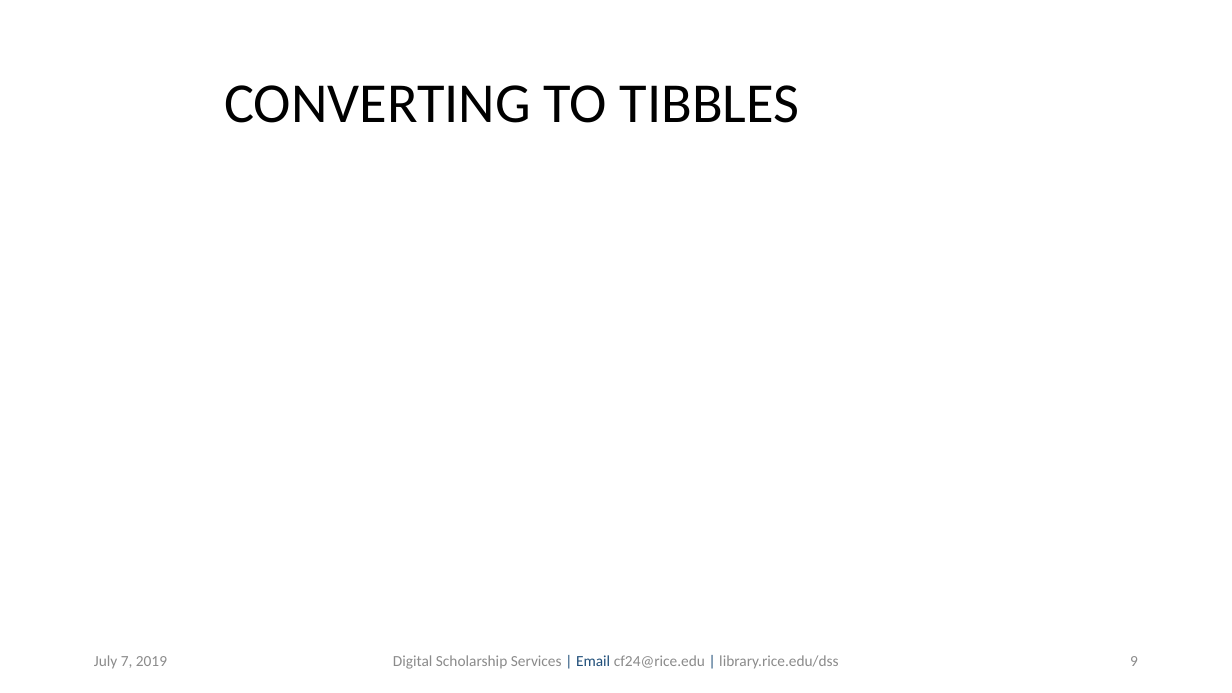
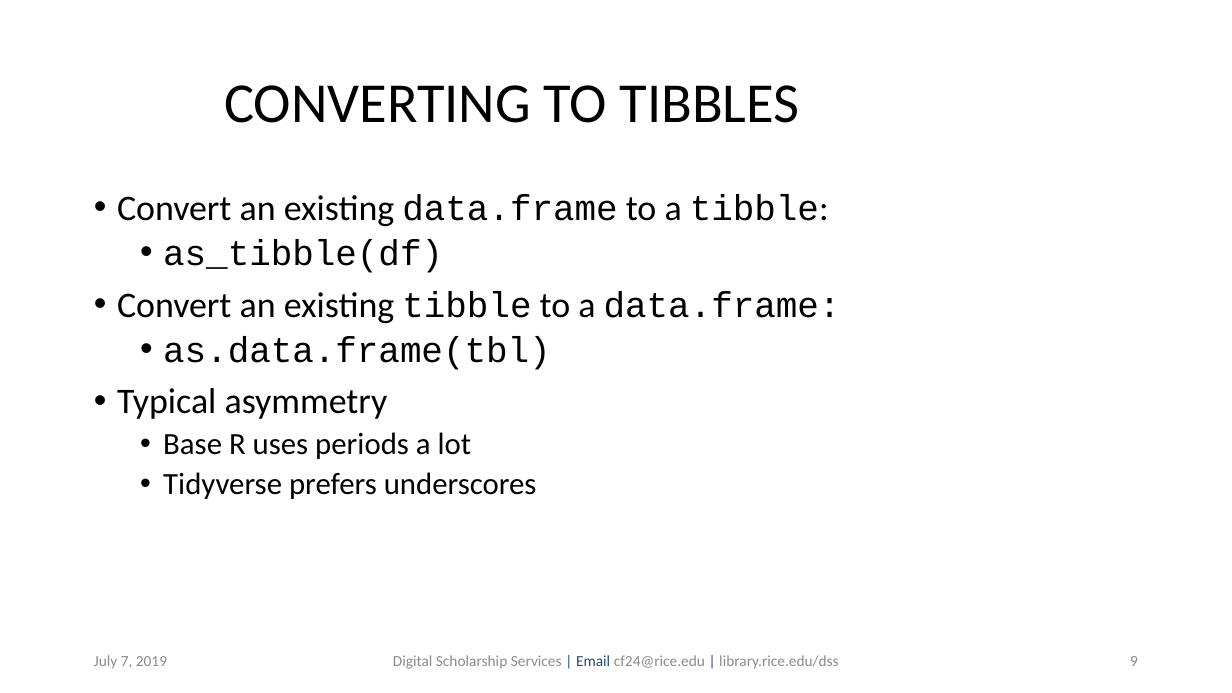
Before and after one commit to bakitybacon/rice-data-and-donuts, a slide deck: slide 9 of Rviz/R Visualization and Data Manipulation.pptx. Drawn at 1232x693 pixels with LibreOffice and Linux fonts; fonts in the diff are those of the drawing; background and template pictures are left out. Boxes give left, top, right and bottom in pixels: in the first picture for what was removed or moved away, otherwise in the second. Text is boxed around its words. In the diff, an @@ line names an element or a change of style, - is before the commit and + after.

```diff
--- a/Rviz/R Visualization and Data Manipulation.pptx
+++ b/Rviz/R Visualization and Data Manipulation.pptx
@@ text added at [117,194,841,499], 28 pt, text #000000 @@
+• Convert an existing data.frame to a tibble:
+  • as_tibble(df)
+• Convert an existing tibble to a data.frame:
+  • as.data.frame(tbl)
+• Typical asymmetry
+  • Base R uses periods a lot
+  • Tidyverse prefers underscores
```
Also in this commit, not shown: 10 other slides changed, 16 slides added, 1 other file.
